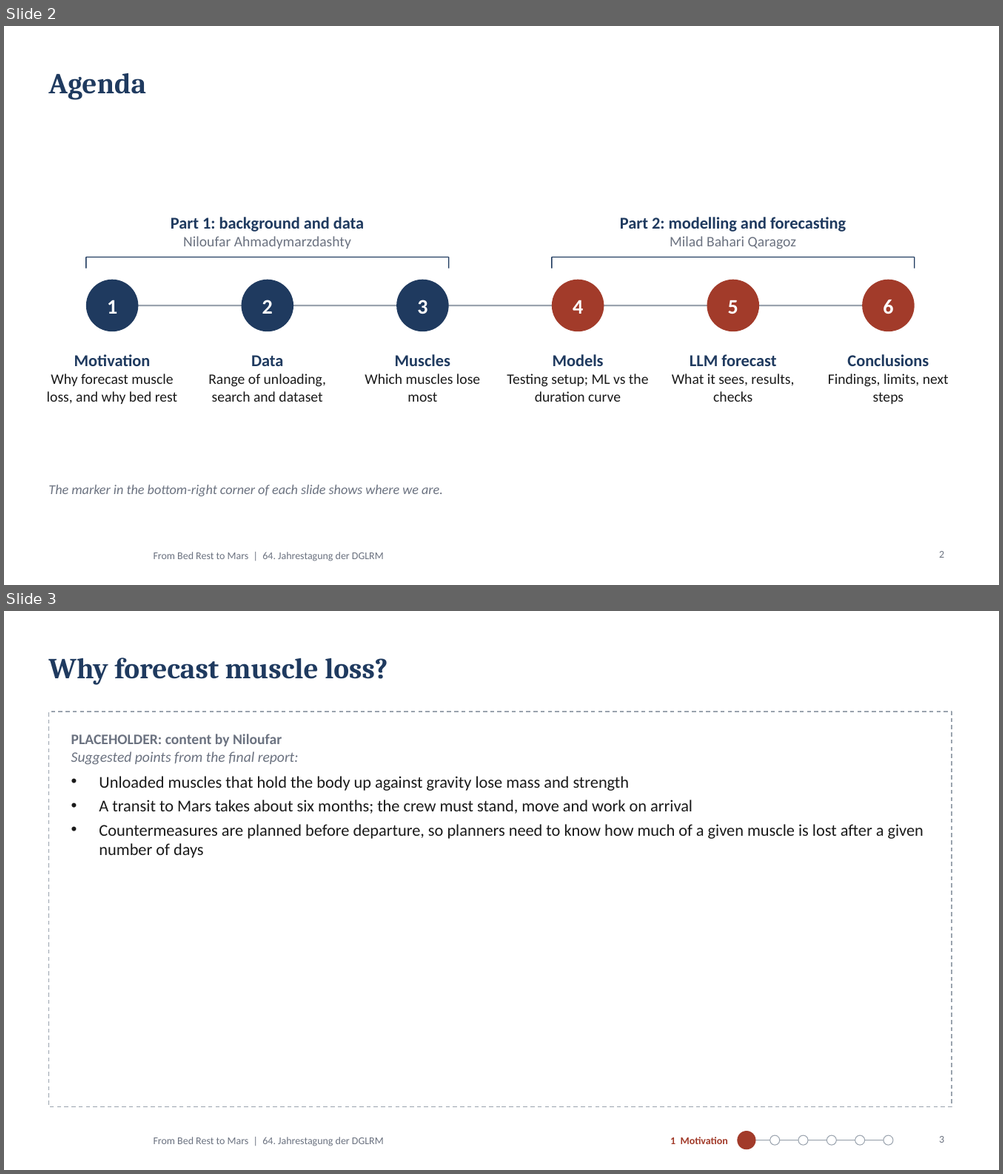
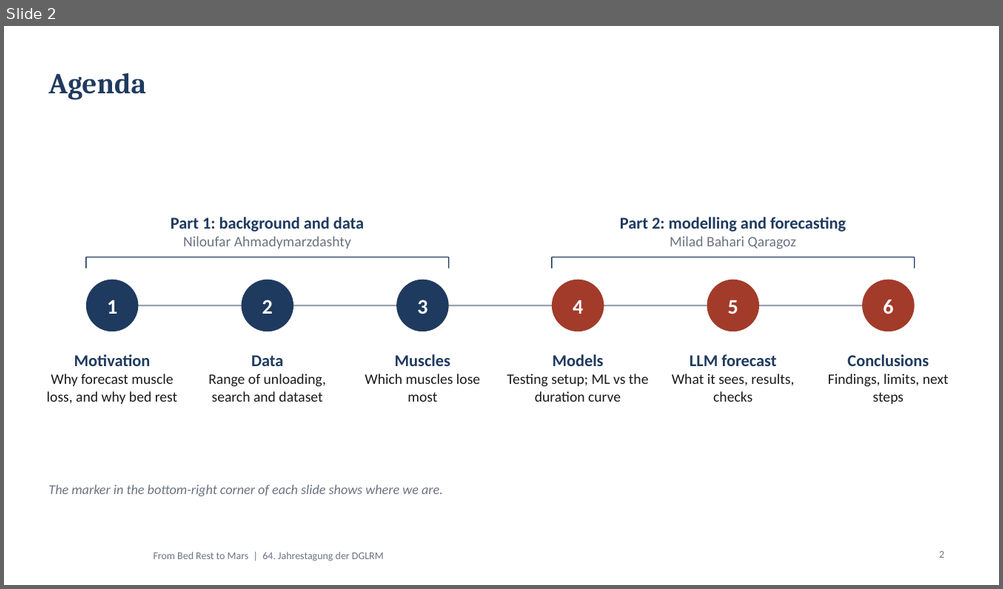
Before and after one commit to MiladBahariQaragoz/BedrestToMars, a slide deck: presentation/bed-rest-to-mars-talk.pptx. Shown one above the other, each under a label of ours: slides 2 and 3 before the commit, slide 2 after it. The pictures are 1003x1174 and 1003x589 pixels, drawn with LibreOffice and Linux fonts; fonts in the diff are those of the drawing; background and template pictures are left out. Boxes give left, top, right and bottom in pixels: in the first picture for what was removed or moved away, otherwise in the second. Text is boxed around its words. In the diff, an @@ line names an element or a change of style, - is before the commit and + after.

```diff
--- a/presentation/bed-rest-to-mars-talk.pptx
+++ b/presentation/bed-rest-to-mars-talk.pptx
@@ slide 3 removed at [4, 611, 999, 1170], background #FFFFFF; not listed: 1 template element that a slide beside it also shows @@
@@ title removed at [48, 658, 387, 685] @@
-Why forecast muscle loss?
@@ rectangle removed at [48, 712, 951, 1107] @@
@@ text removed at [71, 734, 923, 858] @@
-PLACEHOLDER: content by Niloufar
-Suggested points from the final report:
-• Unloaded muscles that hold the body up against gravity lose mass and strength
-• A transit to Mars takes about six months; the crew must stand, move and work on arrival
-• Countermeasures are planned before departure, so planners need to know how much of a given muscle is lost after a given number of days
@@ text removed at [670, 1137, 728, 1145] @@
-1 Motivation
@@ ellipse removed at [737, 1132, 755, 1150] @@
@@ line removed from (746, 1141) to (888, 1141) @@
@@ ellipse removed at [770, 1136, 780, 1146] @@
@@ ellipse removed at [798, 1136, 808, 1146] @@
@@ ellipse removed at [827, 1136, 836, 1146] @@
@@ ellipse removed at [854, 1136, 865, 1146] @@
@@ ellipse removed at [884, 1136, 893, 1146] @@
@@ page number removed at [939, 1136, 944, 1143] @@
-3
```
Also in this commit, not shown: 1 slide added, 3 other files.
